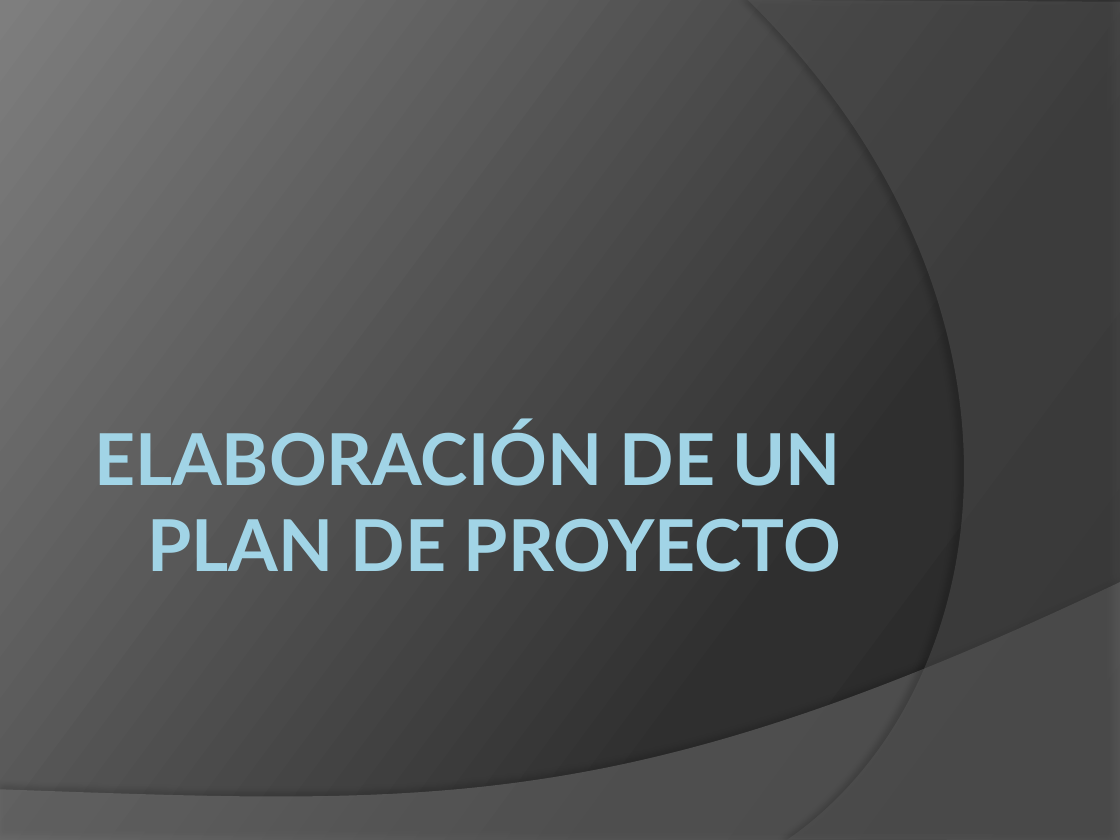
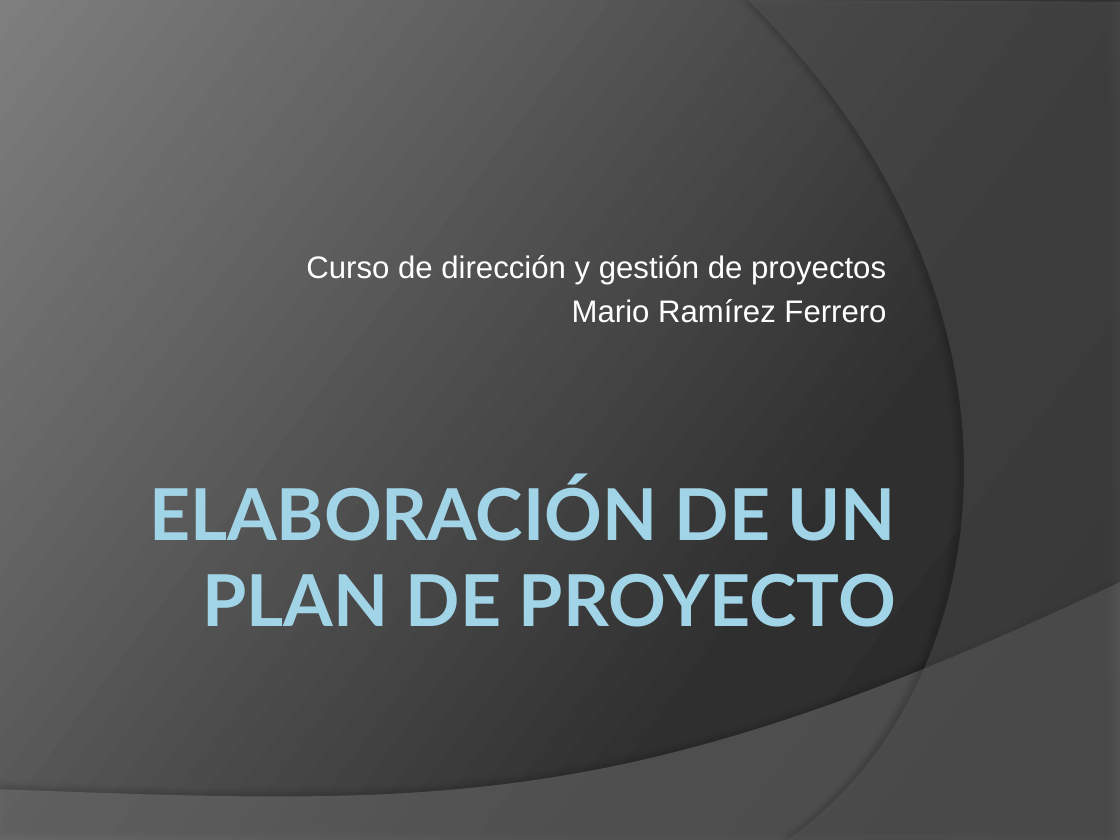
Before and after one commit to Mauroche85/edirpro, a slide deck: slide 1 of boda/090424_plan_proyecto.pptx. Drawn at 1120x840 pixels with LibreOffice and Linux fonts; fonts in the diff are those of the drawing. Boxes give left, top, right and bottom in pixels: in the first picture for what was removed or moved away, otherwise in the second. Text is boxed around its words. In the diff, an @@ line names an element or a change of style, - is before the commit and + after.

```diff
--- a/boda/090424_plan_proyecto.pptx
+++ b/boda/090424_plan_proyecto.pptx
@@ subtitle added at (306, 255, 886, 323), 20 pt, text #FFFFFF @@
+Curso de dirección y gestión de proyectos
+Mario Ramírez Ferrero
@@ title "ELABORACIÓN DE UN PLAN DE ...": place and size @@
-title "ELABORACIÓN DE UN PLAN DE ..." at (94, 423, 841, 572)
+title "ELABORACIÓN DE UN PLAN DE ..." at (149, 478, 896, 627)
```
Also in this commit, not shown: 5 other slides changed, 1 slide added, 2 other files.
